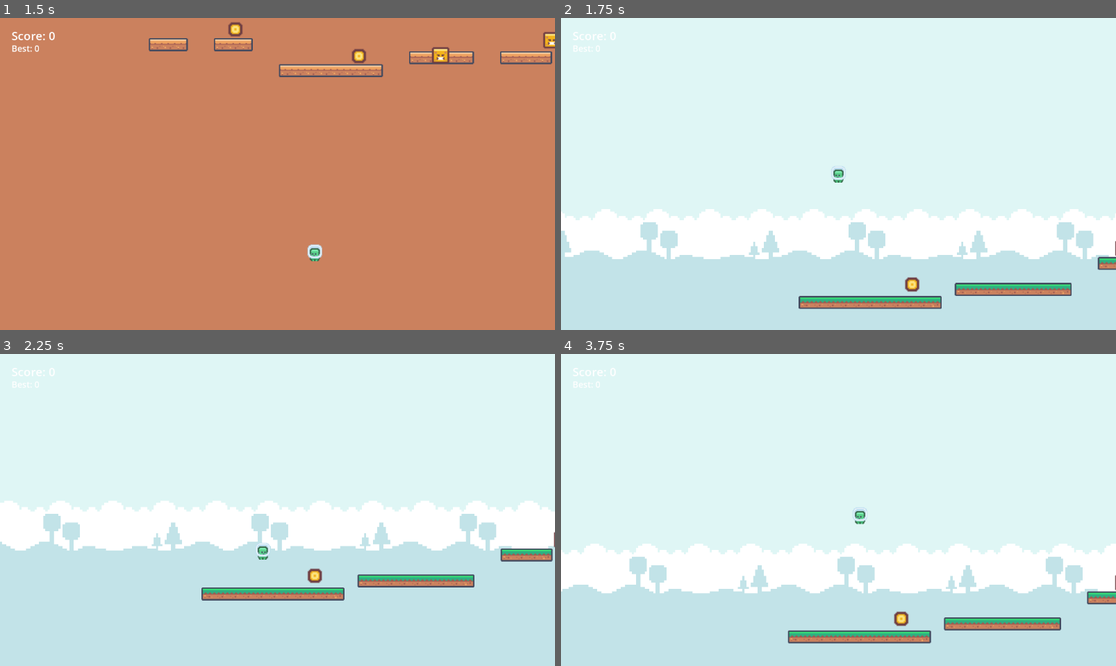
Above: before the commit, frames 1-4 (two rows, left to right).
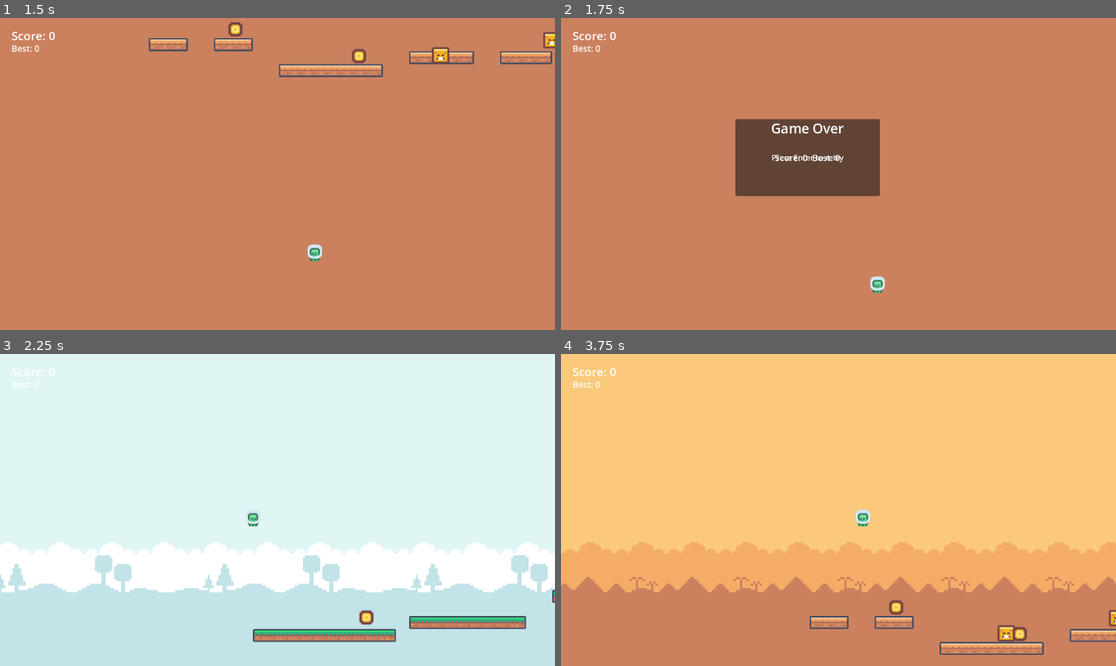
Above: after the commit, the same moments.

Repository: Avare-Game-Studio/Mechanic_Puzzle
Game: Godot game, scene res://scenes/world.tscn
The game is run twice, just before and just after one commit, with the same random seed, the same clock (stepped at 60 frames per second) and the same inputs.
Inputs:
- Up to frame 1 (1.5 s): tap Enter (ui_accept) at 0.5, 1.35 s; hold Enter (ui_accept) 0.53-1.28 s; hold Right (ui_right) from 0.53 s (still down)
- Up to frame 2 (1.75 s): keep holding Right (ui_right); tap Enter (ui_accept) at 1.52 s
- Up to frame 3 (2.25 s): tap Enter (ui_accept) at 1.82 s; release Right (ui_right) at 2.03 s; hold Left (ui_left) from 2.03 s (still down); hold Enter (ui_accept) from 2.03 s (still down)
- Up to frame 4 (3.75 s): release Left (ui_left) at 2.78 s; release Enter (ui_accept) at 2.78 s; hold Right (ui_right) from 2.78 s (still down); tap Enter (ui_accept) at 2.85, 3.02, 3.32 s; hold Enter (ui_accept) from 3.53 s (still down)

Frame 1 is identical in both runs. In frame 2, 99% of the frame differs, in the area x 0-100%, y 0-100%; in frame 3, 27%; in frame 4, 99%.

Commit message:
Add game over retry flow

Diff:
--- a/Scripts/coin.gd
+++ b/Scripts/coin.gd
@@ -7,7 +7,7 @@
 	body_entered.connect(_on_body_entered)
 
 func _on_body_entered(body: Node2D) -> void:
-	if body.is_in_group("players"):
+	if body.is_in_group("players") and not GameManager.is_game_over:
 		GameManager.add_score(score_value)
 		call_deferred("queue_free")
 
--- a/Scripts/enemy.gd
+++ b/Scripts/enemy.gd
@@ -11,6 +11,9 @@
 	body_entered.connect(_on_body_entered)
 
 func _process(delta: float) -> void:
+	if GameManager.is_game_over:
+		return
+
 	var current_speed = speed + (GameManager.score * 0.5)
 	position.x += current_speed * delta * direction
 
@@ -21,6 +24,4 @@
 
 func _on_body_entered(body: Node2D) -> void:
 	if body.is_in_group("players"):
-		print("DÜŞMAN YAKALADI! Oyun sıfırlanıyor...")
-		# Direkt çağırmak yerine, güvenli bir ana erteliyoruz:
-		get_tree().call_deferred("reload_current_scene")
+		GameManager.end_run()
--- a/Scripts/gameManager.gd
+++ b/Scripts/gameManager.gd
@@ -1,14 +1,19 @@
 extends Node
 
 signal score_changed(score: int, high_score: int)
+signal game_over(score: int, high_score: int)
 
 var score: int = 0
 var high_score: int = 0
+var is_game_over: bool = false
 
 func _ready() -> void:
 	reset_score()
 
 func add_score(amount: int) -> void:
+	if is_game_over:
+		return
+
 	score += amount
 	if score > high_score:
 		high_score = score
@@ -16,4 +21,16 @@
 
 func reset_score() -> void:
 	score = 0
+	is_game_over = false
 	score_changed.emit(score, high_score)
+
+func end_run() -> void:
+	if is_game_over:
+		return
+
+	is_game_over = true
+	game_over.emit(score, high_score)
+
+func restart_run() -> void:
+	reset_score()
+	get_tree().reload_current_scene.call_deferred()
--- a/Scripts/hud.gd
+++ b/Scripts/hud.gd
@@ -2,11 +2,23 @@
 
 @onready var score_label: Label = $ScoreLabel
 @onready var high_score_label: Label = $HighScoreLabel
+@onready var game_over_panel: Control = $GameOverPanel
+@onready var final_score_label: Label = $GameOverPanel/FinalScoreLabel
 
 func _ready() -> void:
 	GameManager.score_changed.connect(_on_score_changed)
+	GameManager.game_over.connect(_on_game_over)
+	game_over_panel.hide()
 	_on_score_changed(GameManager.score, GameManager.high_score)
+
+func _unhandled_input(event: InputEvent) -> void:
+	if GameManager.is_game_over and event.is_action_pressed("ui_accept"):
+		GameManager.restart_run()
 
 func _on_score_changed(score: int, high_score: int) -> void:
 	score_label.text = "Score: %d" % score
 	high_score_label.text = "Best: %d" % high_score
+
+func _on_game_over(score: int, high_score: int) -> void:
+	final_score_label.text = "Score: %d  Best: %d" % [score, high_score]
+	game_over_panel.show()
--- a/Scripts/player.gd
+++ b/Scripts/player.gd
@@ -5,6 +5,10 @@
 const JUMP_VELOCITY = -400.0
 
 func _physics_process(delta: float) -> void:
+	if GameManager.is_game_over:
+		velocity = Vector2.ZERO
+		return
+
 	# Add the gravity.
 	if not is_on_floor():
 		velocity += get_gravity() * delta
@@ -25,7 +29,7 @@
 
 	move_and_slide()
 	if global_position.y > 1500:
-		get_tree().reload_current_scene()
+		GameManager.end_run()
 
 
 func _on_area_2d_body_entered(_body: Node2D) -> void:
--- a/scenes/world.tscn
+++ b/scenes/world.tscn
@@ -36,3 +36,38 @@
 offset_bottom = 76.0
 theme_override_font_sizes/font_size = 18
 text = "Best: 0"
+
+[node name="GameOverPanel" type="PanelContainer" parent="HUD"]
+visible = false
+offset_left = 362.0
+offset_top = 210.0
+offset_right = 662.0
+offset_bottom = 370.0
+
+[node name="VBoxContainer" type="VBoxContainer" parent="HUD/GameOverPanel"]
+layout_mode = 2
+theme_override_constants/separation = 12
+
+[node name="TitleLabel" type="Label" parent="HUD/GameOverPanel/VBoxContainer"]
+layout_mode = 2
+theme_override_font_sizes/font_size = 28
+text = "Game Over"
+horizontal_alignment = 1
+
+[node name="FinalScoreLabel" type="Label" parent="HUD/GameOverPanel"]
+offset_left = 36.0
+offset_top = 72.0
+offset_right = 264.0
+offset_bottom = 96.0
+theme_override_font_sizes/font_size = 18
+text = "Score: 0  Best: 0"
+horizontal_alignment = 1
+
+[node name="RetryLabel" type="Label" parent="HUD/GameOverPanel"]
+offset_left = 36.0
+offset_top = 108.0
+offset_right = 264.0
+offset_bottom = 132.0
+theme_override_font_sizes/font_size = 16
+text = "Press Enter to retry"
+horizontal_alignment = 1
